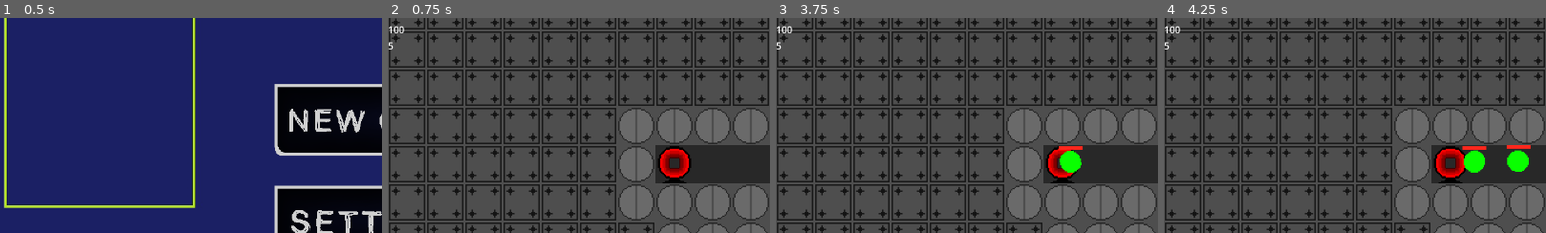
Above: before the commit, frames 1-4 (left to right).
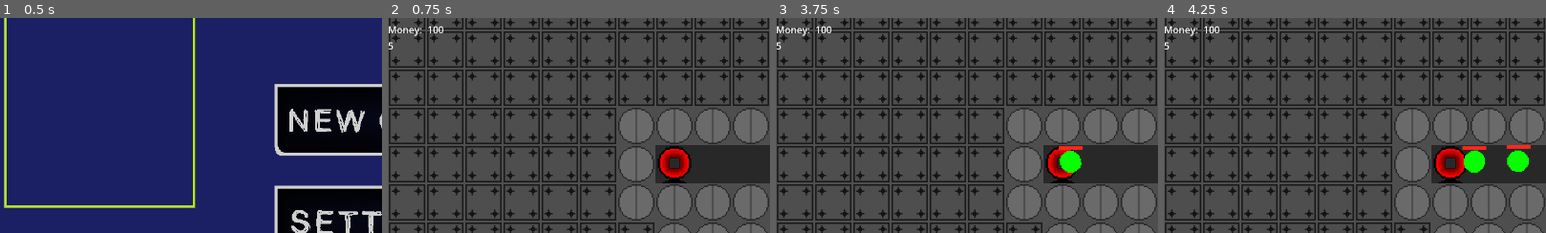
Above: after the commit, the same moments.

Repository: AdamBortt/2DTD
Game: Godot game, scene res://Scenes/scene_handler.tscn
Same seed, same stepped clock (60 frames per second), same inputs: the game is played once before the commit and once after it.
Inputs (mouse positions are % of the whole screen's width and height, from its top left):
- Up to frame 1 (0.5 s): no input
- Up to frame 2 (0.75 s): click (50, 26) at 0.5 s
- Up to frame 3 (3.75 s): click (96, 94) at 1.25 s; click (96, 94) at 2 s; click (96, 94) at 2.75 s; click (92, 94) at 3.5 s
- Up to frame 4 (4.25 s): no input
The pictures show only the part of the screen within x 0-50%, y 3-53%; the shares and areas given below are measured in that part.

Frame 1 is identical in both runs. In frame 2, 0.3% of the frame differs, in the area x 0-15%, y 3-9%; in frame 3, 0.3%; in frame 4, 0.3%.

Commit message:
Added Money label to UI

Diff:
--- a/Scenes/game_scene.gd
+++ b/Scenes/game_scene.gd
@@ -21,9 +21,9 @@
 	map_node = get_node("Level1")
 	map_node.connect("lose_hp", Callable(self, "take_damage"))
 	purchase_panel = get_node("Purchase")
-	money_label = get_node("UI/LivesMoney/VBoxContainer/Money")
+	money_label = get_node("UI/LivesMoney/VBoxContainer/HBoxContainerMoney/MoneyNumber")
 	health_label = get_node("UI/LivesMoney/VBoxContainer/Health")
-	wave_number_label = get_node("UI/LivesMoney/VBoxContainer/HBoxContainer/WaveNumber")
+	wave_number_label = get_node("UI/LivesMoney/VBoxContainer/HBoxContainerWave/WaveNumber")
 	health_label.text = str(health_value)
 	money_label.text = str(money_value)
 	for i in get_tree().get_nodes_in_group("build_buttons"):
--- a/Scenes/game_scene.tscn
+++ b/Scenes/game_scene.tscn
@@ -62,18 +62,25 @@
 [node name="VBoxContainer" type="VBoxContainer" parent="UI/LivesMoney"]
 layout_mode = 2
 
-[node name="HBoxContainer" type="HBoxContainer" parent="UI/LivesMoney/VBoxContainer"]
+[node name="HBoxContainerWave" type="HBoxContainer" parent="UI/LivesMoney/VBoxContainer"]
 layout_mode = 2
 
-[node name="Wave" type="Label" parent="UI/LivesMoney/VBoxContainer/HBoxContainer"]
+[node name="Wave" type="Label" parent="UI/LivesMoney/VBoxContainer/HBoxContainerWave"]
 layout_mode = 2
 text = "Wave:"
 
-[node name="WaveNumber" type="Label" parent="UI/LivesMoney/VBoxContainer/HBoxContainer"]
+[node name="WaveNumber" type="Label" parent="UI/LivesMoney/VBoxContainer/HBoxContainerWave"]
 layout_mode = 2
 text = "0"
 
-[node name="Money" type="Label" parent="UI/LivesMoney/VBoxContainer"]
+[node name="HBoxContainerMoney" type="HBoxContainer" parent="UI/LivesMoney/VBoxContainer"]
+layout_mode = 2
+
+[node name="Money" type="Label" parent="UI/LivesMoney/VBoxContainer/HBoxContainerMoney"]
+layout_mode = 2
+text = "Money: "
+
+[node name="MoneyNumber" type="Label" parent="UI/LivesMoney/VBoxContainer/HBoxContainerMoney"]
 layout_mode = 2
 text = "N/A"
 
